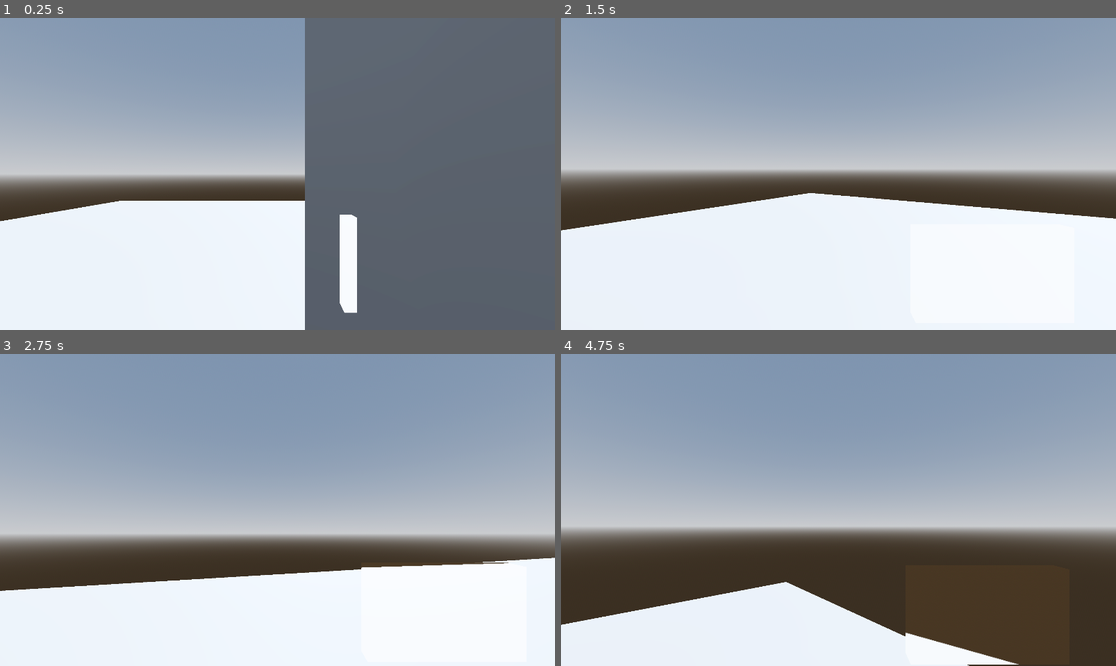
Above: before the commit, frames 1-4 (two rows, left to right).
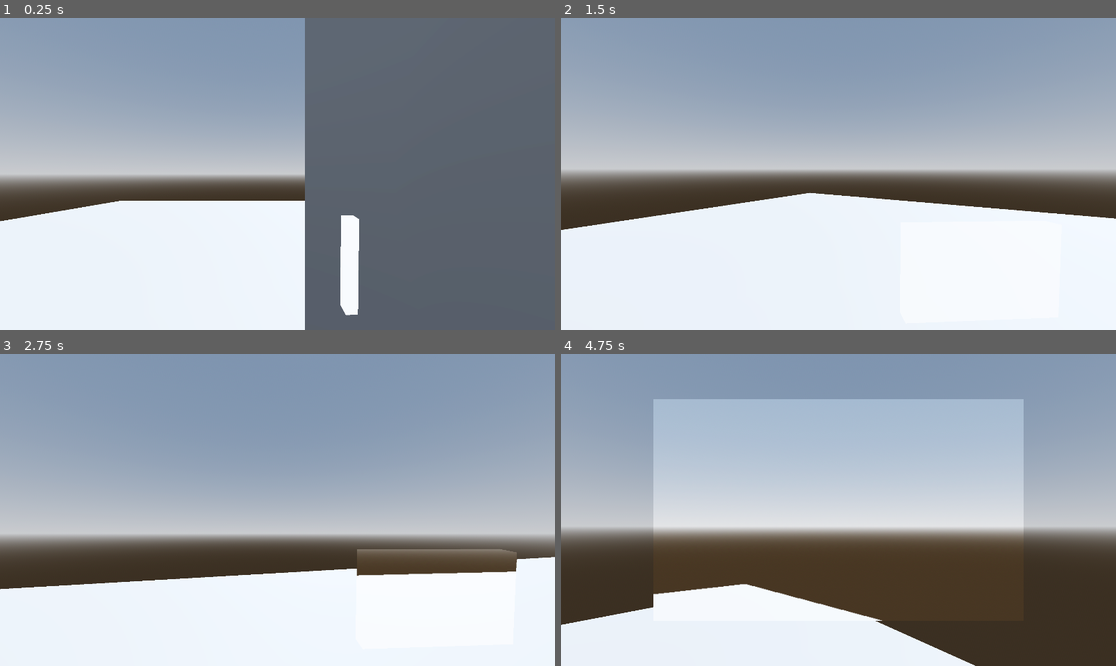
Above: after the commit, the same moments.

Repository: Project-Shipwrecking/Cave-Runner
Game: Godot game, scene res://Scenes/world.tscn
The game is run twice, just before and just after one commit, with the same random seed, the same clock (stepped at 60 frames per second) and the same inputs.
Inputs (mouse positions are in pixels of both pictures, inside the frame that each line leads up to):
- Up to frame 1 (0.25 s): no input
- Up to frame 2 (1.5 s): tap Enter at 0.5 s; move the mouse to (866, 174) at 0.52 s; hold W (forward) from 0.53 s (still down); click (866, 174) at 0.6 s; tap Space (jump) at 0.77 s; move the mouse to (810, 174) at 1.27 s; tap F (flashlight) at 1.35 s
- Up to frame 3 (2.75 s): keep holding W (forward); tap Space (jump) at 1.52 s; click (249, 510) at 1.55 s; move the mouse to (288, 503) at 2.02 s; hold ` (maze) from 2.03 s (still down); click (288, 503) at 2.3 s
- Up to frame 4 (4.75 s): keep holding W (forward); move the mouse to (832, 516) at 2.77 s; release ` (maze) at 2.78 s; tap Shift (sprint) at 2.85 s; tap Space (jump) at 3.02, 3.77, 4.52 s; click (832, 516) at 3.05 s; move the mouse to (877, 513) at 3.52 s; click (877, 513) at 3.6 s; move the mouse to (794, 506) at 4.27 s; click (794, 506) at 4.35 s

The runs differ from the first frame. In frame 1, 0.2% of the frame differs, in the area x 61-65%, y 63-96%; in frame 2, less than 0.1%; in frame 3, 1.9%; in frame 4, 31%, in the area x 0-84%, y 14-100%.

Commit message:
added a take photo ish thing
lerps camera to center

Diff:
--- a/Scenes/player.tscn
+++ b/Scenes/player.tscn
@@ -1,9 +1,10 @@
-[gd_scene load_steps=8 format=3 uid="uid://c3ftr23kgwuii"]
+[gd_scene load_steps=9 format=3 uid="uid://c3ftr23kgwuii"]
 
 [ext_resource type="Script" uid="uid://cmkjutgy367gg" path="res://Scripts/player.gd" id="1_v0iea"]
 [ext_resource type="Script" uid="uid://4p6evgv7qwq6" path="res://Scripts/flashlight.gd" id="2_cvnsp"]
 [ext_resource type="Script" uid="uid://bgn4tk8nvqbhl" path="res://Scripts/in_game_cam.gd" id="3_6t5aa"]
 [ext_resource type="Material" uid="uid://bhqwsr4mlpvbm" path="res://Materials/shaderMaterial.tres" id="3_vgqql"]
+[ext_resource type="Script" uid="uid://duxse0c1eai4" path="res://Scripts/igc_place.gd" id="5_fkybt"]
 
 [sub_resource type="CapsuleShape3D" id="CapsuleShape3D_f60y1"]
 radius = 0.3
@@ -28,6 +29,9 @@
 
 [node name="Head" type="Node3D" parent="."]
 transform = Transform3D(1, 0, 0, 0, 1, 0, 0, 0, 1, 0, 0.5, 0)
+
+[node name="Camera" type="Camera3D" parent="Head"]
+current = true
 
 [node name="CSGBox3D" type="CSGBox3D" parent="Head"]
 transform = Transform3D(1, 0, 0, 0, 1, 0, 0, 0, 1, 0.455, -0.215, -0.646)
@@ -57,7 +61,11 @@
 transform = Transform3D(1, 0, 0, 0, 1, 0, 0, 0, 1, 0, 0.5, 0)
 cull_mask = 1048573
 
-[node name="Marker3D" type="Marker3D" parent="Head/InGameCam"]
+[node name="CamPos" type="Marker3D" parent="Head/InGameCam"]
 
-[node name="Camera" type="Camera3D" parent="Head"]
-current = true
+[node name="LookAt" type="Marker3D" parent="Head"]
+transform = Transform3D(1, 0, 0, 0, 1, 0, 0, 0, 1, 0, 0, -10)
+
+[node name="IGCPlace" type="Marker3D" parent="Head"]
+transform = Transform3D(1, 0, 0, 0, 1, 0, 0, 0, 1, 0, 0, -1.00236)
+script = ExtResource("5_fkybt")
--- /dev/null
+++ b/Scripts/igc_place.gd
@@ -0,0 +1,27 @@
+extends Marker3D
+
+var cam : Camera3D
+
+func _ready():
+	cam = get_viewport().get_camera_3d()
+
+func _process(_delta):
+	#transform = cam.transform
+	# Get the camera's global position
+		var camera_position = cam.global_position
+
+		# Get the camera's forward direction (local Z-axis) in global coordinates
+		# For a Camera3D, its local +Z is typically forward.
+		# So, -1.0 * basis.z moves it backward along the camera's view direction.
+		var camera_forward_direction = cam.global_transform.basis.z
+
+		# Calculate the marker's new global position
+		# camera_position + (camera_forward_direction * offset_z)
+		# If offset_z is -1.0, it's: camera_position + (forward_direction * -1.0)
+		# which means camera_position - forward_direction
+		global_position = camera_position + (camera_forward_direction * -0.3)
+
+		# Optional: If you want the marker to also *inherit the camera's rotation*:
+		global_rotation = cam.global_rotation
+		# Or, if you want it to always be upright relative to the world:
+		# global_rotation = Vector3(0, camera.global_rotation.y, 0) # Only yaw rotation
--- a/Scripts/in_game_cam.gd
+++ b/Scripts/in_game_cam.gd
@@ -1,9 +1,18 @@
 class_name InGameCam extends MeshInstance3D
 
 @onready var cam : Camera3D = $SubViewport/Camera3D
-@onready var marker := $Marker3D as Marker3D
+@onready var marker := $CamPos as Marker3D
+@onready var look_marker := $"../LookAt" as Marker3D
 @onready var portal_shader: Shader = preload("res://Shaders/in_game_cam.gdshader")
-@onready var viewport
+var viewport
+var current_state = State.IDLE
+var tween : Tween
+enum State {
+	IDLE,
+	MOVING_TO_MARKER,
+	AT_MARKER,
+	RETURNING_TO_ORIGINAL
+}
 
 func _ready():
 	_set_portal_material()
@@ -28,5 +37,45 @@
 	#self.material_override = material
 	set_surface_override_material(0, material)
 
+var original_transform
+
+func start_interpolation():
+	if current_state != State.IDLE:
+		return # Don't start if already interpolating
+	var target_transform = $"../IGCPlace".transform
+	var interpolation_duration = .2
+	var delay_at_marker = .5
+	original_transform = transform
+	print("interpolating?")
+	current_state = State.MOVING_TO_MARKER
+	tween = get_tree().create_tween() # Create a new tween for each sequence
+	tween.tween_property(self, "transform", target_transform, interpolation_duration)\
+		.set_trans(Tween.TRANS_SINE).set_ease(Tween.EASE_IN_OUT) # Smooth start/end
+
+	# Chain the next steps
+	tween.tween_interval(delay_at_marker) # Wait at the marker
+	tween.tween_callback(Callable(self, "_on_reached_marker")) # Call function when interval finishes
+	tween.tween_property(self, "transform", original_transform, interpolation_duration)\
+		.set_trans(Tween.TRANS_SINE).set_ease(Tween.EASE_IN_OUT)
+
+	# Connect a signal to know when the whole tween sequence finishes
+	tween.finished.connect(_on_tween_finished)
+
+func _on_reached_marker():
+	current_state = State.AT_MARKER
+	print("Reached marker!")
+
+func _on_tween_finished():
+	current_state = State.IDLE
+	print("Returned to original!")
+	tween = null # Clear the tween reference
+
+
+
 func _process(_delta):
+	if current_state == State.IDLE:
+		self.look_at(look_marker.global_position, Vector3.LEFT)
+		self.look_at(look_marker.global_position, Vector3.UP)
+	if Input.is_action_just_pressed("left_click"):
+		start_interpolation()
 	cam.global_transform = marker.global_transform
--- a/Scripts/player.gd
+++ b/Scripts/player.gd
@@ -56,8 +56,9 @@
 	move_and_slide()
 
 	# Bob head:
-	head_bob_time += delta * velocity.length() * float(is_on_floor())
-	camera.transform.origin = bob_head(head_bob_time)
+	if $Head/InGameCam.current_state == $Head/InGameCam.State.IDLE:
+		head_bob_time += delta * velocity.length() * float(is_on_floor())
+		camera.transform.origin = bob_head(head_bob_time)
 
 func bob_head(bob_time: float):
 	var bob_pos = Vector3.ZERO
--- a/project.godot
+++ b/project.godot
@@ -75,3 +75,13 @@
 "events": [Object(InputEventKey,"resource_local_to_scene":false,"resource_name":"","device":-1,"window_id":0,"alt_press …(191 unchanged characters)…
 ]
 }
+left_click={
+"deadzone": 0.2,
+"events": [Object(InputEventMouseButton,"resource_local_to_scene":false,"resource_name":"","device":-1,"window_id":0,"alt_pressed":false,"shift_pressed":false,"ctrl_pressed":false,"meta_pressed":false,"button_mask":1,"position":Vector2(252, 51),"global_position":Vector2(271, 147),"factor":1.0,"button_index":1,"canceled":false,"pressed":true,"double_click":false,"script":null)
+]
+}
+right_click={
+"deadzone": 0.2,
+"events": [Object(InputEventMouseButton,"resource_local_to_scene":false,"resource_name":"","device":-1,"window_id":0,"alt_pressed":false,"shift_pressed":false,"ctrl_pressed":false,"meta_pressed":false,"button_mask":2,"position":Vector2(437, 12),"global_position":Vector2(456, 108),"factor":1.0,"button_index":2,"canceled":false,"pressed":true,"double_click":false,"script":null)
+]
+}
Not shown, added: Scripts/igc_place.gd.uid
